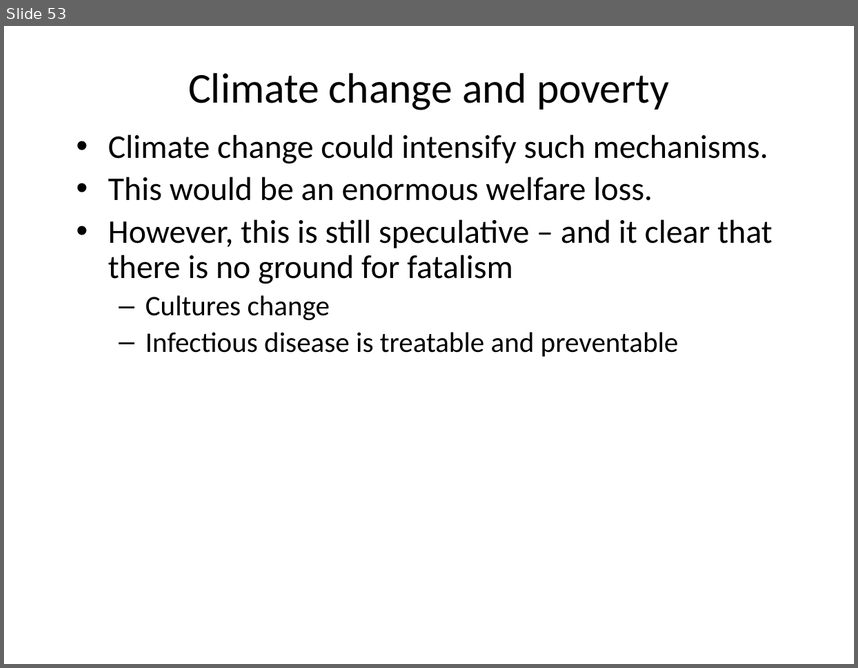
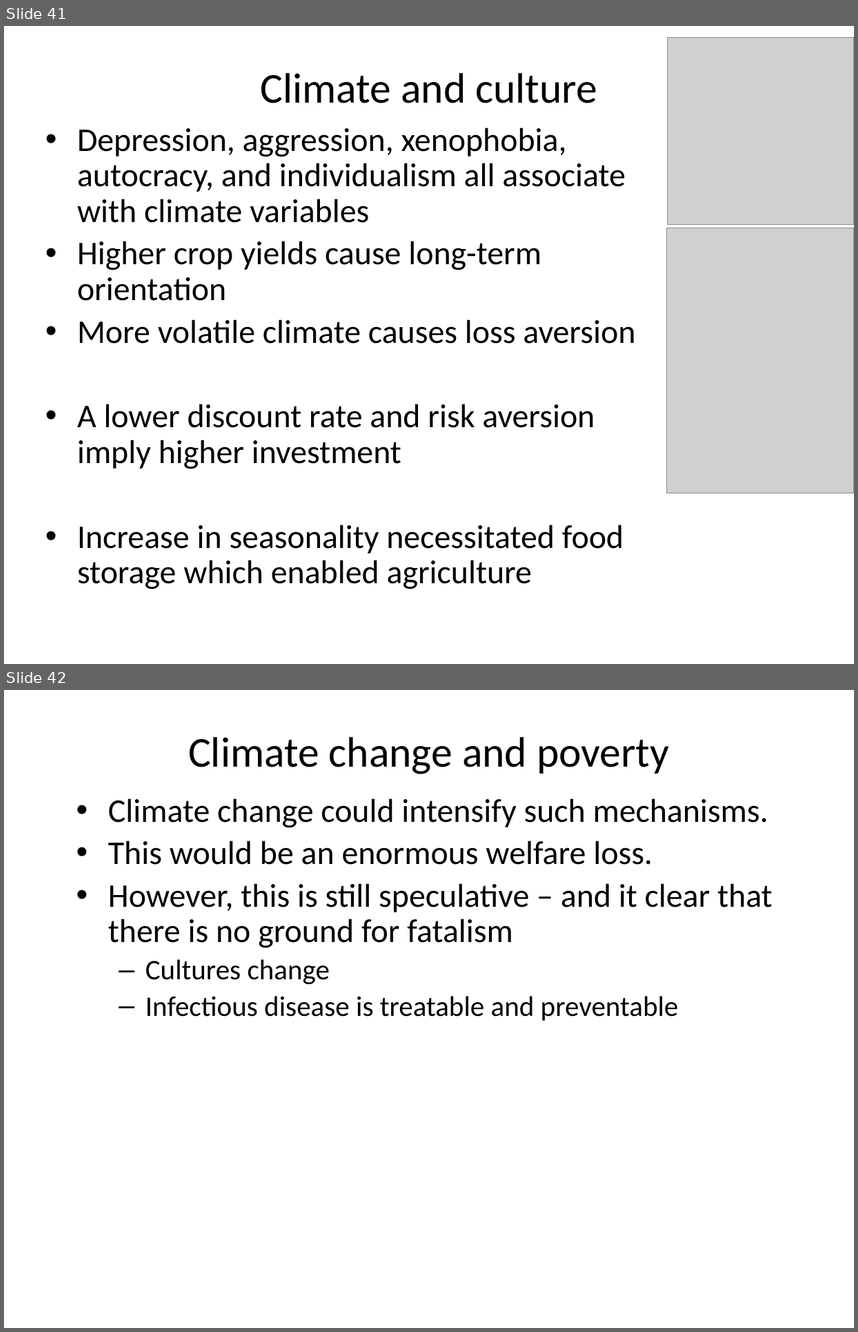
Before and after one commit to rtol/ClimateEconomics, a slide deck: cceug7 development.pptx. Shown one above the other, each under a label of ours: slide 53 before the commit, slides 41 and 42 after it. The pictures are 858x668 and 858x1332 pixels, drawn with LibreOffice and Linux fonts; fonts in the diff are those of the drawing; grey boxes stand for pictures. Boxes give left, top, right and bottom in pixels: in the first picture for what was removed or moved away, otherwise in the second. Text is boxed around its words. In the diff, an @@ line names an element or a change of style, - is before the commit and + after.

```diff
--- a/cceug7 development.pptx
+++ b/cceug7 development.pptx
@@ slide 41 added at (4, 26, 854, 664), background #FFFFFF @@
@@ picture added at (667, 38, 854, 225) @@
@@ title added at (261, 73, 597, 103), 36 pt, text #000000 @@
+Climate and culture
@@ text added at (77, 127, 635, 589), 28 pt, text #000000 @@
+• Depression, aggression, xenophobia, autocracy, and individualism all associate with climate variables
+• Higher crop yields cause long-term orientation
+• More volatile climate causes loss aversion
+• A lower discount rate and risk aversion imply higher investment
+• Increase in seasonality necessitated food storage which enabled agriculture
@@ picture added at (667, 227, 854, 492) @@
@@ what was slide 53 is now slide 42 @@
```
Also in this commit, not shown: 7 slides changed, 4 other slides added, 16 slides removed, 7 other files.
